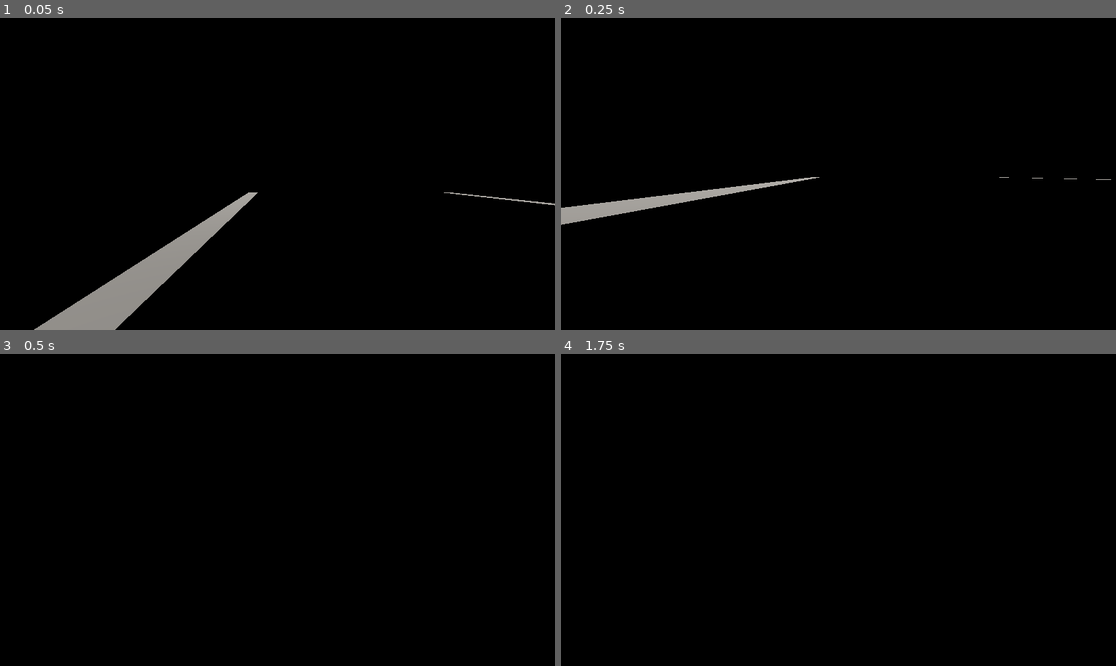
Above: before the commit, frames 1-4 (two rows, left to right).
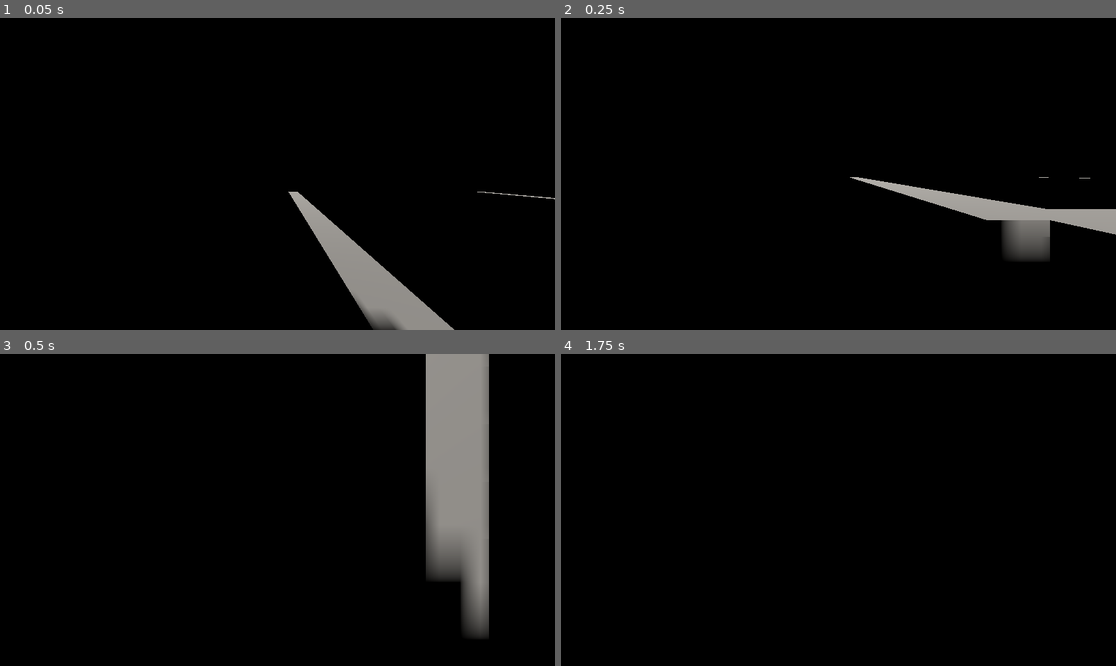
Above: after the commit, the same moments.

Repository: mertkaval/maze-zombie
Game: Godot game, scene res://main.tscn
Same seed, same stepped clock (60 frames per second), same inputs: the game is played once before the commit and once after it.
Inputs (mouse positions are in pixels of both pictures, inside the frame that each line leads up to):
- Up to frame 1 (0.05 s): no input
- Up to frame 2 (0.25 s): no input
- Up to frame 3 (0.5 s): no input
- Up to frame 4 (1.75 s): tap Enter at 0.5 s; move the mouse to (866, 510) at 0.52 s; hold W (move_forward) from 0.53 s (still down); tap Space at 1.25 s; move the mouse to (810, 510) at 1.27 s

The runs differ from the first frame. In frame 1, 7.4% of the frame differs, in the area x 6-100%, y 55-100%; in frame 2, 4.6%; in frame 3, 9.1%, in the area x 76-89%, y 0-92%; in frame 4, nothing differs.

Commit message:
Fix Bugs 1-4: Workflow file checks, await issue, division by zero, variable name

Diff:
--- a/main.tscn
+++ b/main.tscn
@@ -1,13 +1,14 @@
-[gd_scene load_steps=7 format=3 uid="uid://main_scene_lighting"]
+[gd_scene load_steps=8 format=3 uid="uid://bg0yiy6tpx1h0"]
 
-[ext_resource type="PackedScene" uid="uid://c1ma0e3dscene" path="res://maze.tscn" id="1_maze"]
-[ext_resource type="PackedScene" uid="uid://player_character" path="res://player.tscn" id="2_player"]
+[ext_resource type="PackedScene" uid="uid://y1xw7piosxge" path="res://maze.tscn" id="1_maze"]
+[ext_resource type="Script" uid="uid://bddusst2xqa5m" path="res://maze_config.gd" id="2_h2yge"]
+[ext_resource type="PackedScene" path="res://player.tscn" id="2_player"]
 
 [sub_resource type="ProceduralSkyMaterial" id="ProceduralSky_1"]
 sky_top_color = Color(0.3, 0.5, 0.8, 1)
 sky_horizon_color = Color(0.7, 0.8, 0.9, 1)
+ground_bottom_color = Color(0.4, 0.4, 0.35, 1)
 ground_horizon_color = Color(0.7, 0.7, 0.6, 1)
-ground_bottom_color = Color(0.4, 0.4, 0.35, 1)
 sun_angle_max = 45.0
 
 [sub_resource type="Sky" id="Sky_1"]
@@ -19,10 +20,13 @@
 ambient_light_source = 2
 ambient_light_energy = 0.3
 
+[sub_resource type="Resource" id="Resource_1bvp3"]
+script = ExtResource("2_h2yge")
+
 [node name="Main" type="Node3D"]
 
 [node name="Sun" type="DirectionalLight3D" parent="."]
-transform = Transform3D(1, 0, 0, 0, 0.707107, 0.707107, 0, -0.707107, 0.707107, 0, 10, 0)
+transform = Transform3D(1, 0, 0, 0, 0.7071068, 0.7071068, 0, -0.7071068, 0.7071068, 74.88894, 30.311958, 54.051697)
 light_color = Color(1, 0.98, 0.95, 1)
 shadow_enabled = true
 directional_shadow_mode = 1
@@ -31,6 +35,7 @@
 environment = SubResource("Environment_1")
 
 [node name="Maze" parent="." instance=ExtResource("1_maze")]
+config = SubResource("Resource_1bvp3")
 
 [node name="Player" parent="." instance=ExtResource("2_player")]
 transform = Transform3D(1, 0, 0, 0, 1, 0, 0, 0, 1, 2, 1.8, 2)
--- a/maze_algorithm.gd
+++ b/maze_algorithm.gd
@@ -130,7 +130,8 @@
 			cells_visited += 1
 
 			# Progress logging every 10%
-			if cells_visited % (total_cells / 10) == 0:
+			# Avoid division by zero for small mazes (minimum is 2x2=4 cells)
+			if total_cells >= 10 and cells_visited % (total_cells / 10) == 0:
 				var progress = (cells_visited * 100) / total_cells
 				print("[MazeAlgorithm] Progress: %d%%" % progress)
 		else:
--- a/maze_generator.gd
+++ b/maze_generator.gd
@@ -36,13 +36,37 @@
 		print("[MazeGenerator] No config provided, using defaults")
 		config = MazeConfig.create_default()
 
-	# In editor, always recreate config to avoid placeholder issues
+	# In editor, check if config is a placeholder and recreate only if needed
 	# Placeholder resources can't call methods or reliably access properties
 	if Engine.is_editor_hint():
-		# In editor, always recreate config to ensure it's not a placeholder
-		# This is the safest approach - placeholders can cause errors even when accessing properties
-		print("[MazeGenerator] Editor mode detected - recreating config to avoid placeholder issues...")
-		config = MazeConfig.create_default()
+		# Try to preserve seed values before checking if it's a placeholder
+		# These might be set by regenerate_with_seed() or user modifications
+		var saved_use_seed = false
+		var saved_random_seed = 0
+		var is_placeholder = false
+
+		# Try to access seed values - if config is valid, preserve them
+		# If accessing fails, we'll catch it and treat as placeholder
+		var test_width = config.maze_width
+		if test_width == 0:
+			# Config appears uninitialized (placeholder or default)
+			# Check if it's a placeholder by resource_path
+			if config.resource_path == "":
+				is_placeholder = true
+		else:
+			# Config seems valid, preserve seed values before any potential recreation
+			saved_use_seed = config.use_seed
+			saved_random_seed = config.random_seed
+			# If resource_path is empty but width is valid, it's not a placeholder
+			# (it might be a runtime-created config)
+
+		# Only recreate if it's actually a placeholder (empty path AND zero width)
+		if is_placeholder:
+			print("[MazeGenerator] Editor mode detected - config is placeholder, recreating...")
+			config = MazeConfig.create_default()
+			# Restore preserved seed values
+			config.use_seed = saved_use_seed
+			config.random_seed = saved_random_seed
 
 	# Validate configuration
 	# In editor, skip validation entirely to avoid placeholder issues
@@ -77,10 +101,30 @@
 	else:
 		# Check if config is a placeholder or uninitialized
 		if Engine.is_editor_hint():
-			# In editor, always recreate to avoid placeholder issues
-			# Even accessing properties on placeholders can fail
-			print("[MazeGenerator] Editor mode - recreating config to avoid placeholder issues...")
-			config = _create_default_config()
+			# In editor, check if config is a placeholder before recreating
+			# Preserve seed values if config is valid (they might be set by regenerate_with_seed())
+			var saved_use_seed = false
+			var saved_random_seed = 0
+			var is_placeholder = false
+
+			# Try to access properties to determine if config is valid
+			var test_width = config.maze_width
+			if test_width == 0:
+				# Config appears uninitialized - check if it's a placeholder
+				if config.resource_path == "":
+					is_placeholder = true
+			else:
+				# Config seems valid, preserve seed values before any potential recreation
+				saved_use_seed = config.use_seed
+				saved_random_seed = config.random_seed
+
+			# Only recreate if it's actually a placeholder (empty path AND zero width)
+			if is_placeholder:
+				print("[MazeGenerator] Editor mode - config is placeholder, recreating...")
+				config = _create_default_config()
+				# Restore preserved seed values
+				config.use_seed = saved_use_seed
+				config.random_seed = saved_random_seed
 		else:
 			# In runtime, check if config is uninitialized (width == 0)
 			var config_width = config.maze_width
@@ -105,7 +149,7 @@
 	var total_start = Time.get_ticks_msec()
 
 	# Clear any existing maze
-	_clear_existing_maze()
+	await _clear_existing_maze()
 
 	# Step 1: Generate maze data using algorithm
 	print("\n[MazeGenerator] Step 1: Generating maze layout...")
@@ -151,6 +195,7 @@
 
 
 ## Clears any existing maze geometry
+## Note: This function is async in runtime mode to wait for node cleanup
 func _clear_existing_maze() -> void:
 	# In editor context, we need to remove children immediately
 	# In runtime, queue_free works fine
--- a/scripts/run_test.gd
+++ b/scripts/run_test.gd
@@ -72,7 +72,7 @@
 
 func run_test_script(parent: Node, test_name_param: String, script: GDScript) -> void:
 	if script == null:
-		print("❌ Failed to load script for: %s" % test_name)
+		print("❌ Failed to load script for: %s" % test_name_param)
 		return
 
 	print("\n" + "=".repeat(50))
Not shown, added: .gitconfig-workaround.md
Not shown, changed: .github/workflows/test.yml
Not shown, added: GIT_ADD_TROUBLESHOOTING.md
Not shown, added: GIT_SETUP.md
Not shown, added: scripts/diagnose_git_add.ps1
Not shown, added: scripts/fix_git_add_hanging.ps1
Not shown, added: scripts/setup_git_editor.ps1
